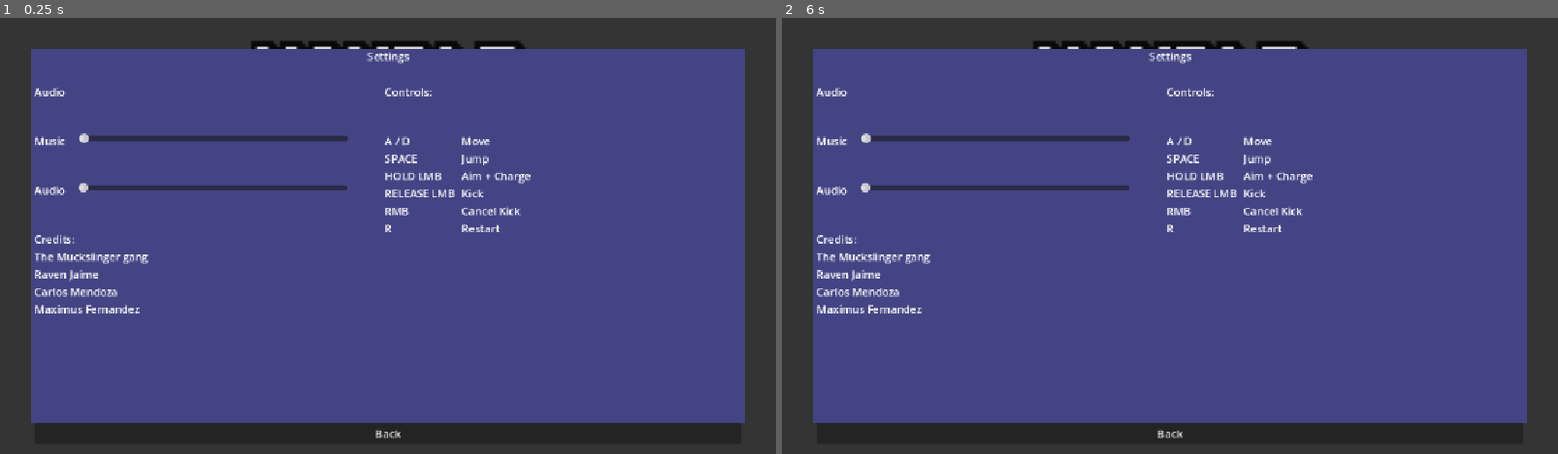
Above: before the commit, frames 1-2 (left to right).
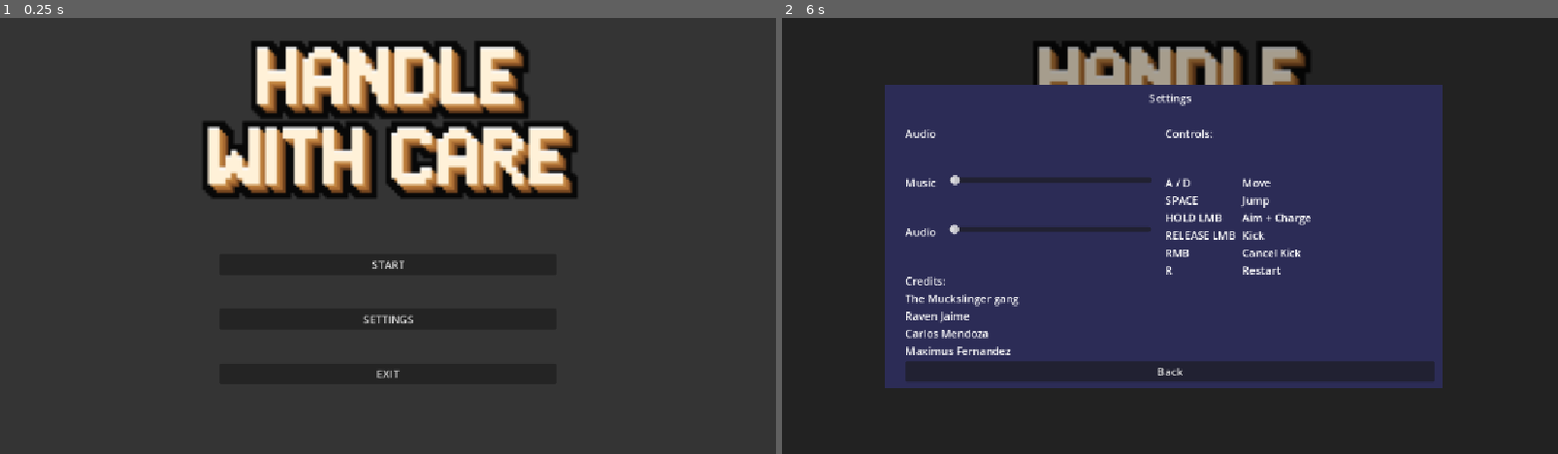
Above: after the commit, the same moments.

Repository: maximusf/handle-with-care
Game: Godot game, scene res://scenes/User_Interface.tscn
Same seed, same stepped clock (60 frames per second), same inputs: the game is played once before the commit and once after it. This scene is started directly instead of the project's main scene.
Inputs (mouse positions are in pixels of both pictures, inside the frame that each line leads up to):
- Up to frame 1 (0.25 s): no input
- Up to frame 2 (6 s): click "SETTINGS" at 0.5 s; click "Back" at 1.25 s; click "START" at 2 s; click "START" at 2.75 s; move the mouse to (1340, 214) at 3.52 s; press the mouse at (1340, 214) at 3.53 s; hold D (move_right) 3.53-5.03 s; move the mouse to (1014, 257) at 4.27 s; release the mouse at (1014, 257) at 4.28 s; click (1014, 257) at 4.35 s; move the mouse to (1247, 140) at 5.02 s; press the mouse at (1247, 140) at 5.03 s; hold A (move_left) 5.03-5.78 s; move the mouse to (1131, 323) at 5.77 s; release the mouse at (1131, 323) at 5.78 s; hold D (move_right) from 5.78 s (still down); click (1131, 323) at 5.85 s

The runs differ from the first frame. In frame 1, 79% of the frame differs, in the area x 4-96%, y 7-97%; in frame 2, 78%.

Commit message:
User_Interface has some functionality

Diff:
--- /dev/null
+++ b/scenes/Result_Menu.tscn
@@ -0,0 +1,29 @@
+[gd_scene format=3 uid="uid://bbnigmbfxe02o"]
+
+[ext_resource type="Script" uid="uid://cb8tramdaelw5" path="res://scripts/result_menu.gd" id="1_phtqf"]
+
+[node name="Result_Menu" type="Control" unique_id=41921220]
+layout_mode = 3
+anchors_preset = 15
+anchor_right = 1.0
+anchor_bottom = 1.0
+grow_horizontal = 2
+grow_vertical = 2
+script = ExtResource("1_phtqf")
+
+[node name="dim_background" type="ColorRect" parent="." unique_id=723864022]
+layout_mode = 1
+anchors_preset = 15
+anchor_right = 1.0
+anchor_bottom = 1.0
+grow_horizontal = 2
+grow_vertical = 2
+color = Color(0, 0, 0, 0.19607843)
+
+[node name="back_button" type="Button" parent="." unique_id=63258474]
+layout_mode = 0
+offset_right = 8.0
+offset_bottom = 8.0
+text = "Back"
+
+[connection signal="pressed" from="back_button" to="." method="_on_back_button_pressed"]
--- a/scenes/Settings_Menu.tscn
+++ b/scenes/Settings_Menu.tscn
@@ -11,29 +11,41 @@
 grow_vertical = 2
 script = ExtResource("1_o44fh")
 
-[node name="ColorRect" type="ColorRect" parent="." unique_id=1119852849]
+[node name="Background" type="ColorRect" parent="." unique_id=1119852849]
 layout_mode = 1
 anchors_preset = -1
 anchor_right = 1.0
 anchor_bottom = 1.0
-offset_left = 45.0
-offset_top = 45.0
-offset_right = -45.0
-offset_bottom = -45.0
+offset_left = 153.0
+offset_top = 99.0
+offset_right = -173.0
+offset_bottom = -97.0
 grow_horizontal = 2
 grow_vertical = 2
 color = Color(0.26666668, 0.26666668, 0.5176471, 1)
 
+[node name="Dim" type="ColorRect" parent="." unique_id=967773106]
+layout_mode = 1
+anchors_preset = 15
+anchor_right = 1.0
+anchor_bottom = 1.0
+grow_horizontal = 2
+grow_vertical = 2
+color = Color(0, 0, 0, 0.34901962)
+
 [node name="VBoxContainer" type="VBoxContainer" parent="." unique_id=1243171636]
 layout_mode = 1
-anchors_preset = -1
-anchor_right = 1.0
-anchor_bottom = 1.0
-offset_left = 55.0
-offset_top = 45.0
-offset_right = -55.0
-offset_bottom = -15.0
+anchors_preset = 8
+anchor_left = 0.5
+anchor_top = 0.5
+anchor_right = 0.5
+anchor_bottom = 0.5
+offset_left = -393.0
+offset_top = -217.0
+offset_right = 393.0
+offset_bottom = 217.0
 grow_horizontal = 2
+grow_vertical = 2
 
 [node name="Label" type="Label" parent="VBoxContainer" unique_id=566977835]
 layout_mode = 2
@@ -48,7 +60,7 @@
 split_offset = 8
 
 [node name="vbox_left" type="VBoxContainer" parent="VBoxContainer/split_container" unique_id=264771678]
-custom_minimum_size = Vector2(500, 500)
+custom_minimum_size = Vector2(300, 0)
 layout_mode = 2
 theme_override_constants/separation = 50
 
@@ -65,7 +77,7 @@
 text = "Music"
 
 [node name="music_slider" type="HSlider" parent="VBoxContainer/split_container/vbox_left/hbox_music" unique_id=791524284]
-custom_minimum_size = Vector2(400, 0)
+custom_minimum_size = Vector2(300, 0)
 layout_mode = 2
 
 [node name="hbox_sfx" type="HBoxContainer" parent="VBoxContainer/split_container/vbox_left" unique_id=963669065]
@@ -77,7 +89,7 @@
 text = "Audio"
 
 [node name="sfx_slider" type="HSlider" parent="VBoxContainer/split_container/vbox_left/hbox_sfx" unique_id=1960438278]
-custom_minimum_size = Vector2(400, 0)
+custom_minimum_size = Vector2(300, 0)
 layout_mode = 2
 
 [node name="credits_label" type="Label" parent="VBoxContainer/split_container/vbox_left" unique_id=1678672603]
@@ -89,7 +101,7 @@
 Maximus Fernandez"
 
 [node name="vbox_right" type="VBoxContainer" parent="VBoxContainer/split_container" unique_id=408865897]
-custom_minimum_size = Vector2(530, 0)
+custom_minimum_size = Vector2(300, 0)
 layout_mode = 2
 theme_override_constants/separation = 50
 
@@ -123,4 +135,6 @@
 layout_mode = 2
 text = "Back"
 
+[connection signal="drag_ended" from="VBoxContainer/split_container/vbox_left/hbox_music/music_slider" to="." method="_on_music_slider_drag_ended"]
+[connection signal="drag_ended" from="VBoxContainer/split_container/vbox_left/hbox_sfx/sfx_slider" to="." method="_on_sfx_slider_drag_ended"]
 [connection signal="pressed" from="VBoxContainer/back_button" to="." method="_on_back_button_pressed"]
--- a/scenes/User_Interface.tscn
+++ b/scenes/User_Interface.tscn
@@ -3,6 +3,8 @@
 [ext_resource type="Script" uid="uid://ct6xy5pxvy847" path="res://scripts/user_interface.gd" id="1_2rp2v"]
 [ext_resource type="PackedScene" uid="uid://u8f7j0418vwl" path="res://scenes/Main_Menu.tscn" id="2_cua1d"]
 [ext_resource type="PackedScene" uid="uid://bln5s8i3sof1e" path="res://scenes/Settings_Menu.tscn" id="3_6d8kr"]
+[ext_resource type="PackedScene" uid="uid://bbnigmbfxe02o" path="res://scenes/Result_Menu.tscn" id="4_81xfv"]
+[ext_resource type="PackedScene" uid="uid://d3kack6x0mogq" path="res://scenes/hud.tscn" id="5_vf7gk"]
 
 [node name="User_Interface" type="CanvasLayer" unique_id=1313764124]
 script = ExtResource("1_2rp2v")
@@ -10,3 +12,9 @@
 [node name="Main_Menu" parent="." unique_id=1645713669 instance=ExtResource("2_cua1d")]
 
 [node name="Settings_Menu" parent="." unique_id=1741268751 instance=ExtResource("3_6d8kr")]
+
+[node name="Result_Menu" parent="." unique_id=41921220 instance=ExtResource("4_81xfv")]
+visible = false
+
+[node name="HUD" parent="." unique_id=1639658977 instance=ExtResource("5_vf7gk")]
+visible = false
--- /dev/null
+++ b/scenes/hud.tscn
@@ -0,0 +1,9 @@
+[gd_scene format=3 uid="uid://d3kack6x0mogq"]
+
+[node name="HUD" type="Control" unique_id=1639658977]
+layout_mode = 3
+anchors_preset = 15
+anchor_right = 1.0
+anchor_bottom = 1.0
+grow_horizontal = 2
+grow_vertical = 2
--- a/scenes/win_menu.tscn
+++ /dev/null
@@ -1,12 +0,0 @@
-[gd_scene format=3 uid="uid://bbnigmbfxe02o"]
-
-[ext_resource type="Script" uid="uid://cb8tramdaelw5" path="res://scripts/win_menu.gd" id="1_ki55t"]
-
-[node name="Win_Menu" type="Control" unique_id=41921220]
-layout_mode = 3
-anchors_preset = 15
-anchor_right = 1.0
-anchor_bottom = 1.0
-grow_horizontal = 2
-grow_vertical = 2
-script = ExtResource("1_ki55t")
--- a/scripts/main_menu.gd
+++ b/scripts/main_menu.gd
@@ -4,31 +4,30 @@
 @onready var settings_button = $CenterContainer/VBoxContainer/settings_button
 @onready var exit_button = $CenterContainer/VBoxContainer/exit_button
 
+signal start_pressed
+signal settings_pressed
+
 # Called when the node enters the scene tree for the first time.
 func _ready() -> void:
-	pass # Replace with function body.
-
-
-# Called every frame. 'delta' is the elapsed time since the previous frame.
-func _process(delta: float) -> void:
-	pass
+	visibility_changed.connect(_on_visibility_changed)
 
 func _on_start_button_pressed() -> void:
 	print('start pressed')
 	# This works for now (but the emit approach might be better to work with in level manager
-
-	get_tree().change_scene_to_file("res://scenes/level_manager.tscn")
-	#start_pressed.emit() # maybe need to change to this when pressed
+	# get_tree().change_scene_to_file("res://scenes/level_manager.tscn")
+	start_pressed.emit()
 	# May need to add some more code to make animated sprites to work for all of these
-
 
 
 func _on_settings_button_pressed() -> void:
 	print('settings pressed')
-	#get_tree().change_scene_to_file()
-	#settings_pressed.emit()
-
+	#get_tree().change_scene_to_file("res://scenes/Settings_Menu.tscn")
+	settings_pressed.emit()
 
 func _on_exit_button_pressed() -> void:
 	print('exit pressed')
 	get_tree().quit()
+
+func _on_visibility_changed():
+	if visible:
+		start_button.grab_focus()
--- /dev/null
+++ b/scripts/result_menu.gd
@@ -0,0 +1,6 @@
+extends Control
+
+signal back_pressed
+
+func _on_back_button_pressed() -> void:
+	back_pressed.emit()
--- a/scripts/settings_menu.gd
+++ b/scripts/settings_menu.gd
@@ -1,16 +1,23 @@
 extends Control
 
+@onready var music_slider = $VBoxContainer/split_container/vbox_left/hbox_music/music_slider
+@onready var sfx_slider = $VBoxContainer/split_container/vbox_left/hbox_sfx/sfx_slider
 
-# Called when the node enters the scene tree for the first time.
+signal back_pressed
+
 func _ready() -> void:
 	pass # Replace with function body.
 
-
-# Called every frame. 'delta' is the elapsed time since the previous frame.
 func _process(delta: float) -> void:
 	pass
 
+func _on_back_button_pressed() -> void:
+	# not sure what to put here yet... (either a scene change or hide settings ui)
+	print("back button pressed")
+	back_pressed.emit()
 
-func _on_back_button_pressed() -> void:
-	# not sure what to put here yet...
-	pass # Replace with function body.
+func _on_music_slider_drag_ended(value_changed: bool) -> void:
+	print(music_slider.value)
+
+func _on_sfx_slider_drag_ended(value_changed: bool) -> void:
+	print(sfx_slider.value)
--- a/scripts/user_interface.gd
+++ b/scripts/user_interface.gd
@@ -1,11 +1,17 @@
 extends CanvasLayer
 
+signal start_game_requested
+signal quit_to_menu_requested
 
-# Called when the node enters the scene tree for the first time.
+@onready var main_menu = $Main_Menu
+@onready var settings_menu = $Settings_Menu
+@onready var winlose_menu = $WinLose_Menu
+@onready var hud = $HUD
+
 func _ready() -> void:
-	pass # Replace with function body.
+	main_menu.start_pressed.connect(start_game_requested.emit)
+	main_menu.settings_pressed.connect(settings_menu.show)
+	settings_menu.back_pressed.connect(settings_menu.hide)
 
-
-# Called every frame. 'delta' is the elapsed time since the previous frame.
-func _process(delta: float) -> void:
-	pass
+	main_menu.show()
+	settings_menu.hide()
--- a/scripts/win_menu.gd
+++ /dev/null
@@ -1,11 +0,0 @@
-extends Control
-
-
-# Called when the node enters the scene tree for the first time.
-func _ready() -> void:
-	pass # Replace with function body.
-
-
-# Called every frame. 'delta' is the elapsed time since the previous frame.
-func _process(delta: float) -> void:
-	pass
Renamed: scripts/win_menu.gd.uid -> scripts/result_menu.gd.uid
